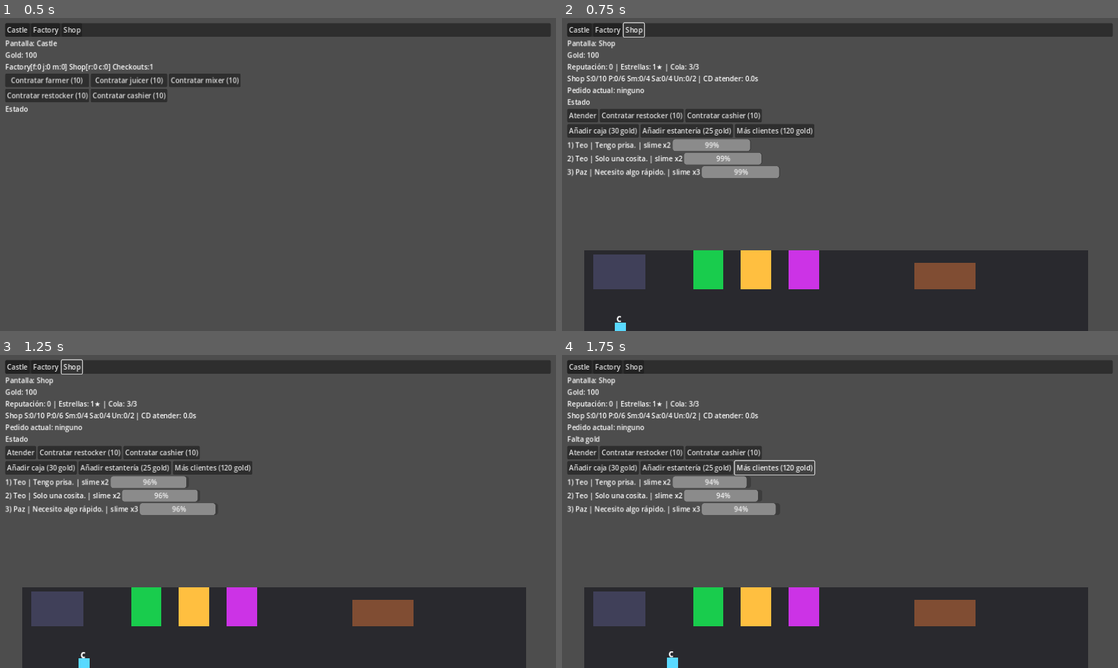
Above: before the commit, frames 1-4 (two rows, left to right).
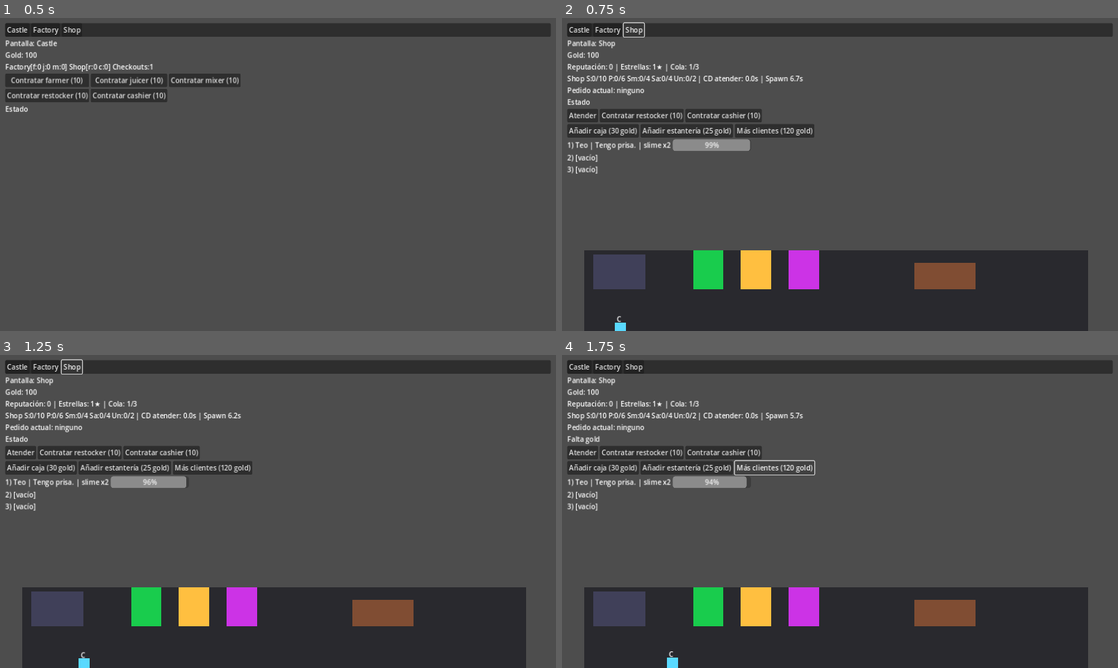
Above: after the commit, the same moments.

Repository: jazm1985-a11y/Prueba
Game: Godot game, scene res://Scenes/Main.tscn
The game is run twice, just before and just after one commit, with the same random seed, the same clock (stepped at 60 frames per second) and the same inputs.
Inputs:
- Up to frame 1 (0.5 s): no input
- Up to frame 2 (0.75 s): click "Shop" at 0.5 s
- Up to frame 3 (1.25 s): no input
- Up to frame 4 (1.75 s): click "Más clientes (120 gold)" at 1.25 s

Frame 1 is identical in both runs. In frame 2, 1.7% of the frame differs, in the area x 0-44%, y 14-98%; in frame 3, 1.6%; in frame 4, 1.6%.

Commit message:
Make shop customer inflow scale with stars and queue capacity

Diff:
--- a/Scripts/Shop.gd
+++ b/Scripts/Shop.gd
@@ -46,6 +46,7 @@
 var restock_tasks := {"slime": 0, "pulp": 0, "smoothie": 0, "sal": 0, "unguento": 0}
 var last_shop_stock := {"slime": 0, "pulp": 0, "smoothie": 0, "sal": 0, "unguento": 0}
 var serve_cooldown: float = 0.0
+var spawn_cooldown: float = 0.0
 
 func _ready() -> void:
 	GameState.state_changed.connect(_refresh_ui)
@@ -58,11 +59,13 @@
 	upgrade_max_customers_button.pressed.connect(_on_upgrade_max_customers_button_pressed)
 	last_shop_stock = GameState.shop_stock.duplicate()
 	_refresh_worker_visuals()
-	_fill_queue_to_max()
+	_spawn_customer_if_possible()
+	_reset_spawn_cooldown()
 	_refresh_ui()
 
 func _process(delta: float) -> void:
 	serve_cooldown = maxf(0.0, serve_cooldown - delta)
+	_handle_customer_spawns(delta)
 	_update_customer_patience(delta)
 	_update_customer_motion(delta)
 	_update_restockers(delta)
@@ -71,6 +74,30 @@
 	_refresh_order_label()
 	_refresh_ui()
 
+func _get_effective_customer_capacity() -> int:
+	var bonus_from_stars: int = GameState.get_shop_stars() - 1
+	return min(8, GameState.max_visible_customers + bonus_from_stars)
+
+func _get_spawn_interval() -> float:
+	var star_norm: float = float(GameState.get_shop_stars() - 1) / 4.0
+	return lerpf(7.0, 1.8, star_norm)
+
+func _reset_spawn_cooldown() -> void:
+	var base_interval: float = _get_spawn_interval()
+	spawn_cooldown = randf_range(base_interval * 0.75, base_interval * 1.25)
+
+func _handle_customer_spawns(delta: float) -> void:
+	spawn_cooldown -= delta
+	if spawn_cooldown > 0.0:
+		return
+	_spawn_customer_if_possible()
+	_reset_spawn_cooldown()
+
+func _spawn_customer_if_possible() -> void:
+	if customers.size() >= _get_effective_customer_capacity():
+		return
+	customers.append(_generate_customer())
+
 func _on_hire_restocker_button_pressed() -> void:
 	var result := GameState.hire_worker("restocker")
 	feedback_label.text = "Restocker contratado" if result == "OK" else result
@@ -91,13 +118,8 @@
 	var result: String = GameState.try_upgrade_max_visible_customers()
 	if result == "OK":
 		feedback_label.text = "Más clientes visibles"
-		_fill_queue_to_max()
 	else:
 		feedback_label.text = result
-
-func _fill_queue_to_max() -> void:
-	while customers.size() < GameState.max_visible_customers:
-		customers.append(_generate_customer())
 
 func _generate_customer() -> Dictionary:
 	var pool := GameState.get_customer_pool()
@@ -126,7 +148,6 @@
 		_remove_customer(customer)
 		GameState.record_customer_outcome(false)
 		feedback_label.text = "Cliente perdido por paciencia"
-	_fill_queue_to_max()
 
 func _update_customer_motion(delta: float) -> void:
 	for i in range(customers.size()):
@@ -184,7 +205,6 @@
 	GameState.record_customer_outcome(true)
 	feedback_label.text = "Venta atendida"
 	_remove_customer(candidate)
-	_fill_queue_to_max()
 
 func _get_front_waiting_customer() -> Dictionary:
 	for customer in customers:
@@ -330,7 +350,8 @@
 func _refresh_client_slots() -> void:
 	for child in client_slots.get_children():
 		child.queue_free()
-	for i in range(GameState.max_visible_customers):
+	var capacity := _get_effective_customer_capacity()
+	for i in range(capacity):
 		var row := HBoxContainer.new()
 		if i < customers.size():
 			var c: Dictionary = customers[i]
@@ -350,20 +371,22 @@
 		client_slots.add_child(row)
 
 func _refresh_ui() -> void:
+	var capacity := _get_effective_customer_capacity()
 	gold_label.text = "Gold: %d" % GameState.gold
 	stars_label.text = "Reputación: %d | Estrellas: %d★ | Cola: %d/%d" % [
 		GameState.reputation,
 		GameState.get_shop_stars(),
 		customers.size(),
-		GameState.max_visible_customers
+		capacity
 	]
-	stock_label.text = "Shop S:%d/%d P:%d/%d Sm:%d/%d Sa:%d/%d Un:%d/%d | CD atender: %.1fs" % [
+	stock_label.text = "Shop S:%d/%d P:%d/%d Sm:%d/%d Sa:%d/%d Un:%d/%d | CD atender: %.1fs | Spawn %.1fs" % [
 		GameState.shop_stock["slime"], GameState.shop_cap["slime"],
 		GameState.shop_stock["pulp"], GameState.shop_cap["pulp"],
 		GameState.shop_stock["smoothie"], GameState.shop_cap["smoothie"],
 		GameState.shop_stock["sal"], GameState.shop_cap["sal"],
 		GameState.shop_stock["unguento"], GameState.shop_cap["unguento"],
-		serve_cooldown
+		serve_cooldown,
+		maxf(spawn_cooldown, 0.0)
 	]
 	serve_button.disabled = GameState.cashier_hired or customers.is_empty() or serve_cooldown > 0.0
 	upgrade_checkout_button.text = "Añadir caja (%d gold)" % GameState.get_checkout_upgrade_cost()
